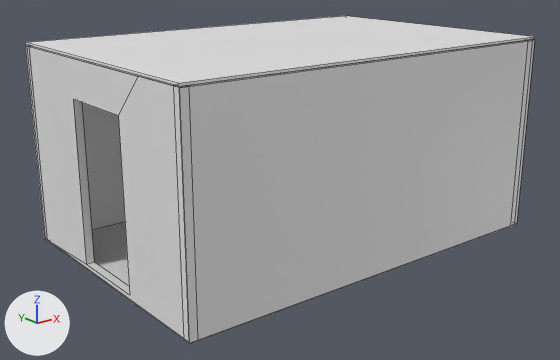
A saved change to the OBJ model ProyectoFinal/ProyectoFinal/Models/Room/room.obj.
Both versions are drawn from a 50 mm lens placed at (-12.01, -14.74, 7.33), pointed at (-0.33, -0.14, 1.49). Every picture has the same lights, and +X, +Y and +Z are marked at lower left. Mesh edges are drawn as thin lines. Materials are left out; every surface is plain grey. Where no turn or scale is listed for an object, it has been applied to the vertices.

Script lines for the objects in view, before the commit:
```python
me_room = bpy.data.meshes.new('room')
me_room.from_pydata(...)  # 82 vertices, 51 faces; spans x -5.17..5.17, y -3.44..3.43, z -0.01..4.96
# faces by material slot: [6, 31, 14]
me_room.materials.append(mat_lambert2sg)
me_room.materials.append(mat_lambert5sg)
me_room.materials.append(mat_lambert3sg)
# before: 0 (-5.15, -3.43, -0.01) at pixel (189, 343), 1 (5.15, -3.43, -0.01) at pixel (516, 223), 2 (-5.15, -3.43, 0.01) at pixel (189, 342), 3 (5.15, -3.43, 0.01) at pixel (516, 223), 4 (-5.15, 3.43, 0.01) at pixel (44, 237)
# before: 5 (5.15, 3.43, 0.01), 6 (-5.15, 3.43, -0.01) at pixel (44, 238), 7 (5.15, 3.43, -0.01)
ob_room = bpy.data.objects.new('room', me_room)
ob_room.location = (0.0, 0.0, 0.0)
```
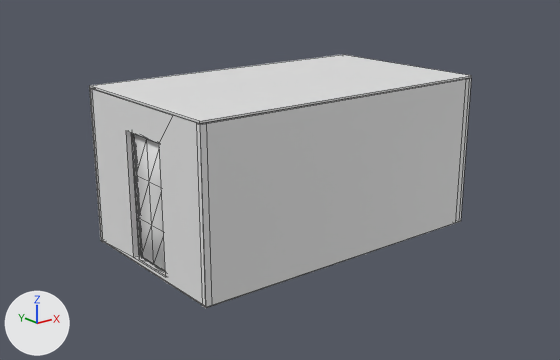
Boxes (x1, y1, x2, y2) around the edits, measured in the pictures (560 x 360 px; the box of a moved part takes in the faces that stretch with it):
```json
{"object": "room", "change": "reshaped", "before": [25, 16, 535, 344], "after": [89, 54, 471, 308], "on screen": "25% narrower, 22% shorter"}
{"part": 1, "of": "me_room", "change": "added", "after": [104, 242, 202, 305]}
{"part": 2, "of": "me_room", "change": "added", "after": [89, 88, 104, 242]}
{"part": 3, "of": "me_room", "change": "added", "after": [196, 78, 471, 308]}
{"part": 4, "of": "me_room", "change": "moved or reshaped", "before": [30, 46, 184, 338], "after": [93, 89, 202, 304]}
{"part": 5, "of": "me_room", "change": "added", "after": [89, 54, 471, 123]}
{"part": 6, "of": "me_room", "change": "added", "after": [131, 133, 141, 258]}
{"part": 7, "of": "me_room", "change": "added", "after": [134, 134, 165, 272]}
{"part": 8, "of": "me_room", "change": "deleted", "before": [25, 46, 125, 241]}
{"part": 9, "of": "me_room", "change": "deleted", "before": [25, 16, 534, 86]}
{"part": 10, "of": "me_room", "change": "deleted", "before": [173, 40, 535, 344]}
{"part": 11, "of": "me_room", "change": "deleted", "before": [178, 39, 532, 87]}
{"part": 12, "of": "me_room", "change": "cut back", "before": [49, 222, 184, 339], "after": [196, 78, 466, 124]}
```

Edits to the scene script, one JSON object a line:
```json
{"block": "me_room", "where": "# used by ob_room; location = (0.0, 0.0, 0.0)"}
{"block": "me_room", "where": "# verts and faces of me_room; kept vertices keep their numbers, new ones are numbered from 82"}
{"op": "remove", "block": "me_room", "code": "me_room.from_pydata(...)  # 82 vertices, 51 faces; spans x -5.17..5.17, y -3.44..3.43, z -0.01..4.96"}
{"op": "add", "block": "me_room", "code": "me_room.from_pydata(...)  # 152 vertices, 155 faces; spans x -4.11..4.11, y -2.41..2.4, z 0.01..3.96"}
{"block": "me_room", "change": "me_room part 1: a new loose piece, a box spanning x -4.095..4.094, y -2.402..2.401, z 0.006..0.025"}
{"block": "me_room", "change": "me_room part 2: a new loose piece, a box spanning x -4.11..4.1, y 2.26..2.4, z 0.01..3.9"}
{"block": "me_room", "change": "me_room part 3: a new loose piece, a box spanning x -4.11..4.1, y -2.41..-2.27, z 0.01..3.9"}
{"block": "me_room", "change": "me_room part 4: the loose piece of 18 vertices spanning x -5.15..-4.95, y -3.41..3.41, z -0.01..4.88 is scaled about its middle by (0.795, 0.699, 0.795), then moved by (1.03, 0.0, -0.48)"}
{"block": "me_room", "change": "me_room part 5: a new loose piece, a box spanning x -4.11..4.11, y -2.393..2.391, z 3.916..3.962"}
{"block": "me_room", "change": "me_room part 6: a new loose piece of 38 vertices spanning x -4.01..-3.86, y -0.77..0.69, z 0.06..3.21"}
{"block": "me_room", "change": "me_room part 7: a new loose piece of 32 vertices spanning x -3.97..-3.92, y -0.69..0.63, z 0.07..3.16"}
{"block": "me_room", "change": "me_room part 8: the loose piece of 8 vertices spanning x -5.17..5.16, y 3.24..3.43, z -0.01..4.88 is deleted"}
{"block": "me_room", "change": "me_room part 9: the loose piece of 8 vertices spanning x -5.17..5.17, y -3.42..3.42, z 4.91..4.96 is deleted"}
{"block": "me_room", "change": "me_room part 10: the loose piece of 8 vertices spanning x -5.17..5.16, y -3.44..-3.25, z -0.01..4.88 is deleted"}
{"block": "me_room", "change": "me_room part 11: the loose piece of 4 vertices spanning x -5.17..5.16, y -3.44..-3.25, z 4.9 is deleted"}
{"block": "me_room", "change": "me_room part 12"}
{"op": "add", "block": "me_room", "code": "delete_vertices([*range(0, 8)])  # with the faces that use them"}
{"op": "add", "block": "me_room", "code": "verts[82] = (-4.11, 2.4, 3.91)  # pixel (89, 87)"}
{"op": "add", "block": "me_room", "code": "verts[83] = (-4.11, 2.26, 3.91)  # pixel (91, 88)"}
{"op": "add", "block": "me_room", "code": "verts[84] = (-4.11, -2.41, 3.91)  # pixel (199, 123)"}
{"op": "add", "block": "me_room", "code": "verts[85] = (-4.11, -2.27, 3.91)  # pixel (196, 122)"}
{"op": "add", "block": "me_room", "code": "for new, old in zip([*range(86, 90)], [*range(82, 86)]): verts[new] = verts[old] + (8.21, 0.0, 0.0)"}
{"op": "add", "block": "me_room", "code": "faces += [(82, 86, 87, 83), (84, 85, 89, 88)]"}
```
